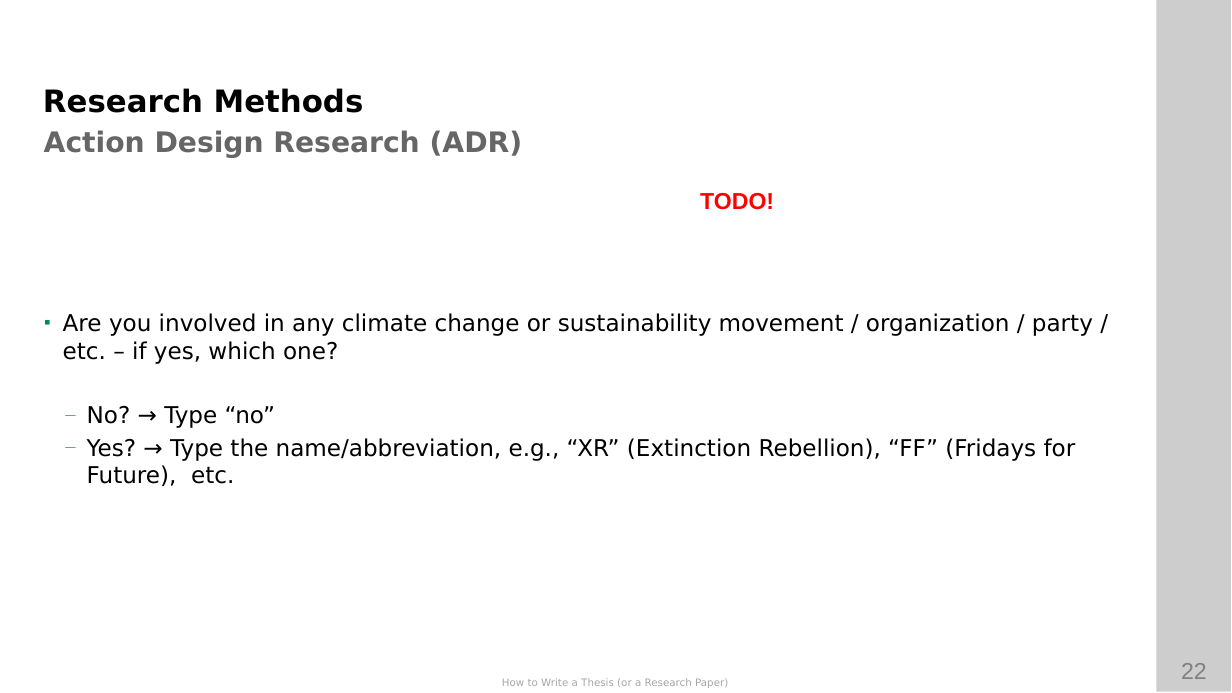
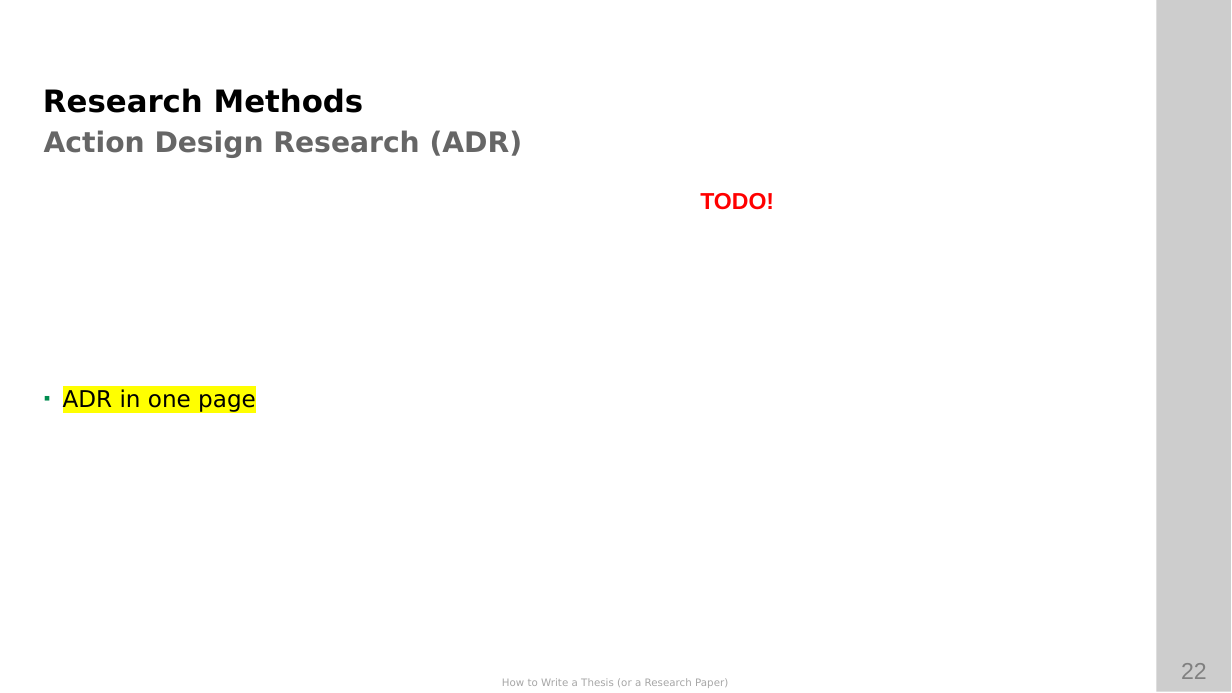
Before and after one commit to ETCE-LAB/How-To-Write-A-Paper-Thesis, a slide deck: slide 22 of How-to-Write-A-Paper-Thesis.pptx. Drawn at 1232x693 pixels with LibreOffice and Linux fonts; fonts in the diff are those of the drawing; background and template pictures are left out. Boxes give left, top, right and bottom in pixels: in the first picture for what was removed or moved away, otherwise in the second. Text is boxed around its words. In the diff, an @@ line names an element or a change of style, - is before the commit and + after.

```diff
--- a/How-to-Write-A-Paper-Thesis.pptx
+++ b/How-to-Write-A-Paper-Thesis.pptx
@@ text at box(63, 389, 256, 412): text changed @@
-▪ Are you involved in any climate change or sustainability movement / organization / party / etc. – if yes, which one?
-  — No? → Type “no”
-  — Yes? → Type the name/abbreviation, e.g., “XR” (Extinction Rebellion), “FF” (Fridays for Future), etc.
+▪ ADR in one page
```
Also in this commit, not shown: 11 other slides changed, 6 slides added, 2 slides removed, 3 other files.
